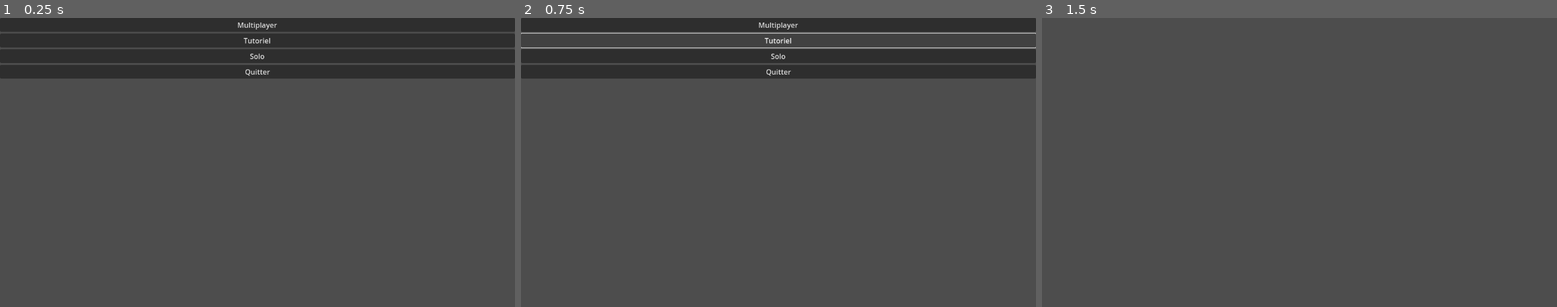
Above: before the commit, frames 1-3 (left to right).
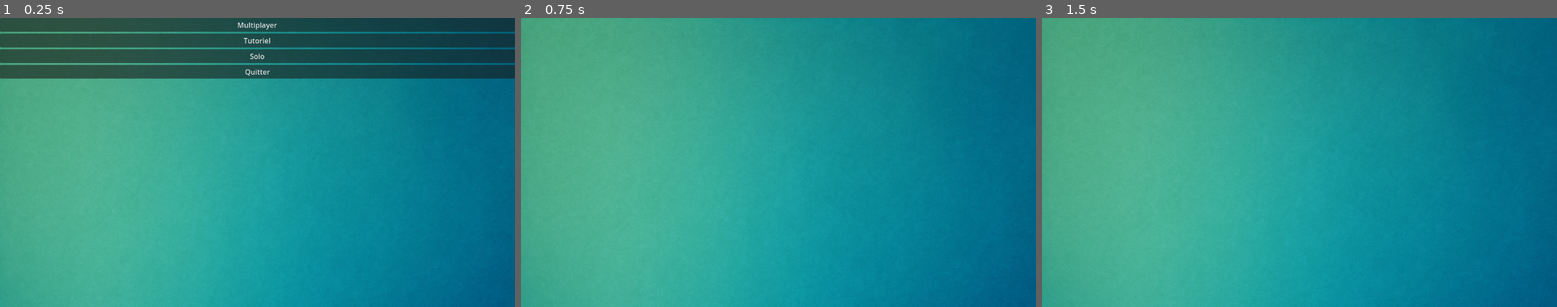
Above: after the commit, the same moments.

Repository: cbCielblanc/deckbuilding
Game: Godot game, scene res://scenes/MainMenu.tscn
The game is run twice, just before and just after one commit, with the same random seed, the same clock (stepped at 60 frames per second) and the same inputs.
Inputs:
- Up to frame 1 (0.25 s): no input
- Up to frame 2 (0.75 s): click "Tutoriel" at 0.5 s
- Up to frame 3 (1.5 s): click "Solo" at 1.25 s

The runs differ from the first frame. In frame 1, 99% of the frame differs, in the area x 0-100%, y 0-100%; in frame 2, 100%; in frame 3, 100%.

Commit message:
Add background textures to main scenes

Diff:
--- a/scenes/Main.tscn
+++ b/scenes/Main.tscn
@@ -1,8 +1,14 @@
-[gd_scene load_steps=2 format=3 uid="uid://cjdqxa7aoixfn"]
+[gd_scene load_steps=3 format=3 uid="uid://cjdqxa7aoixfn"]
 
 [ext_resource type="Script" uid="uid://pwh5hqjc6nvx" path="res://scripts/game_manager.gd" id="1"]
+[ext_resource type="Texture2D" path="res://assets/ui/bg_main.png" id="2"]
 
 [node name="Main" type="Node"]
 script = ExtResource("1")
 
 [node name="UI" type="CanvasLayer" parent="."]
+[node name="Background" type="TextureRect" parent="UI"]
+anchor_right = 1.0
+anchor_bottom = 1.0
+z_index = -1
+texture = ExtResource("2")
--- a/scenes/MainMenu.tscn
+++ b/scenes/MainMenu.tscn
@@ -1,6 +1,7 @@
-[gd_scene load_steps=2 format=3 uid="uid://cqgbsfl8lecy0"]
+[gd_scene load_steps=3 format=3 uid="uid://cqgbsfl8lecy0"]
 
 [ext_resource type="Script" uid="uid://cnx43v3lgxsm6" path="res://ui/main_menu.gd" id="1"]
+[ext_resource type="Texture2D" path="res://assets/ui/bg_main.png" id="2"]
 
 [node name="MainMenu" type="Control"]
 layout_mode = 3
@@ -10,6 +11,12 @@
 grow_horizontal = 2
 grow_vertical = 2
 script = ExtResource("1")
+
+[node name="Background" type="TextureRect" parent="."]
+anchor_right = 1.0
+anchor_bottom = 1.0
+z_index = -1
+texture = ExtResource("2")
 
 [node name="VBox" type="VBoxContainer" parent="."]
 layout_mode = 0
Not shown, changed: scenes/README.md
